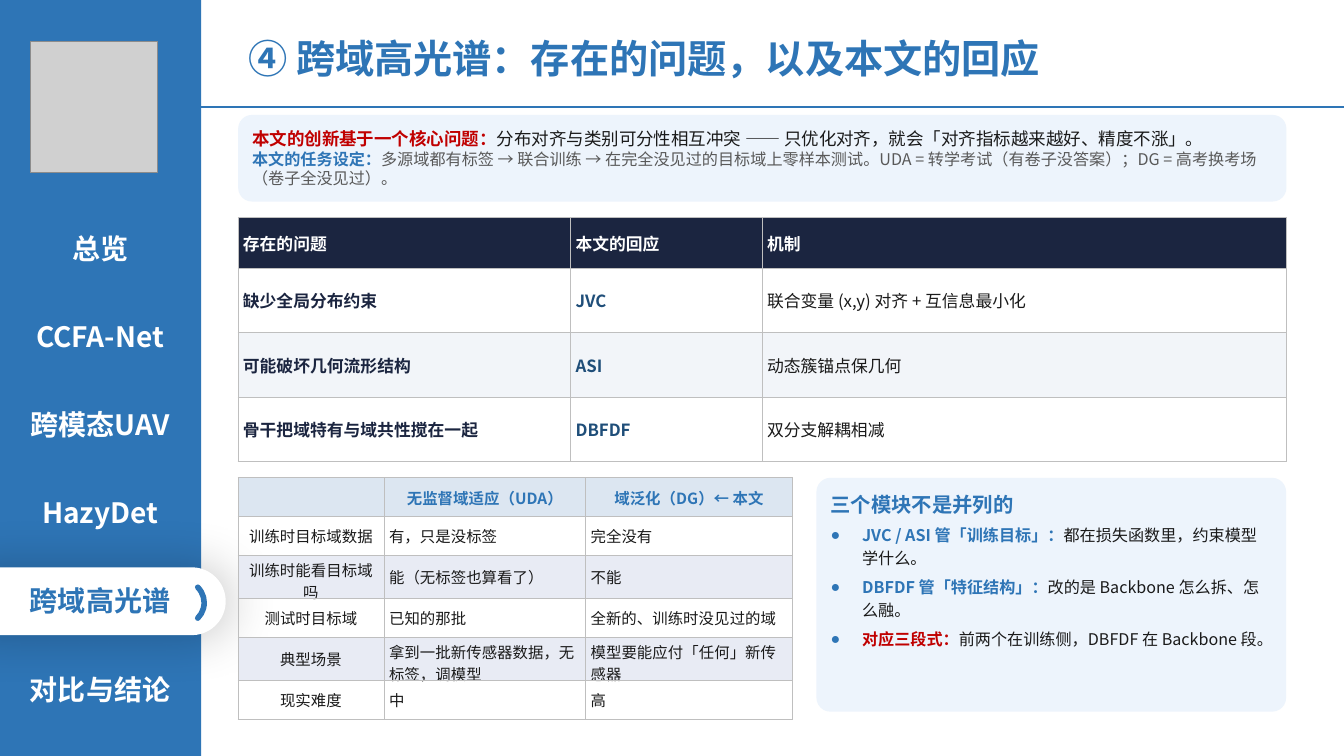
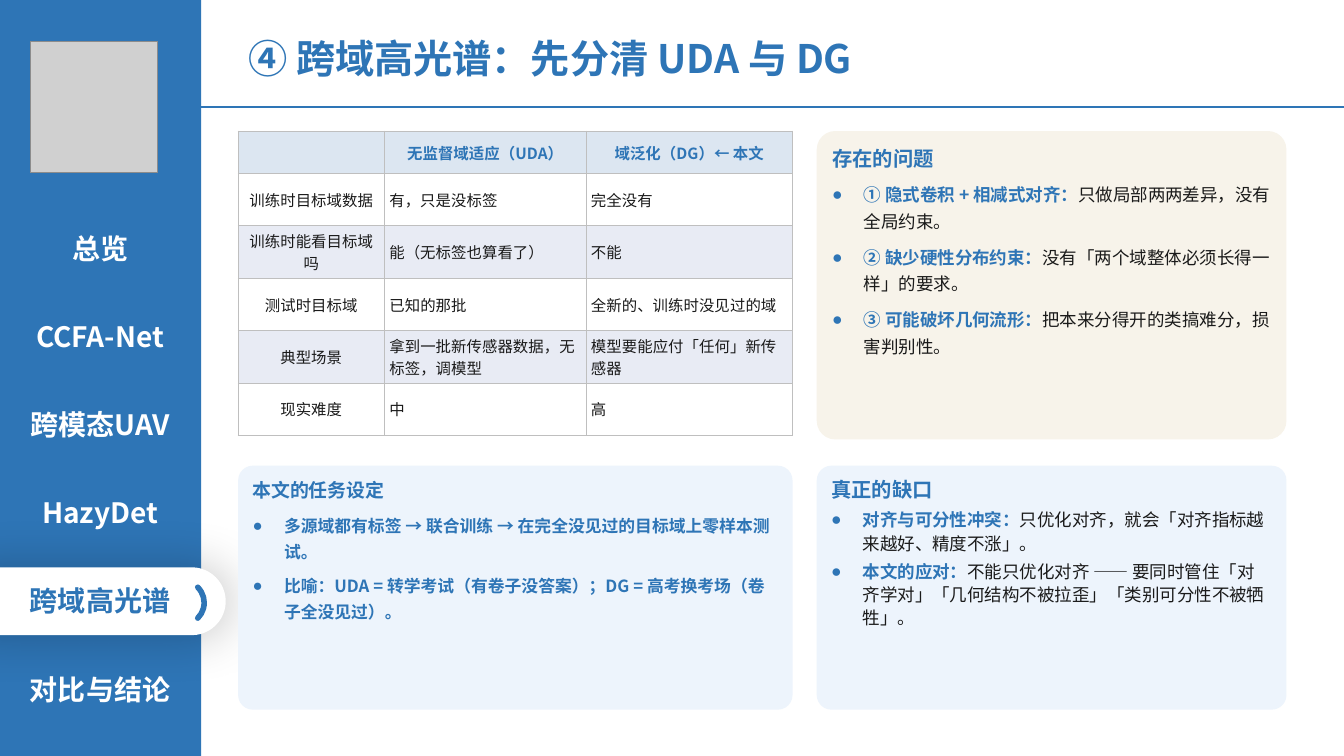
Before and after one commit to 139876/paper-notes, a slide deck: slide 13 of 论文精读/3-HazyDet精读/附件/四篇论文-组会汇报.pptx. Drawn at 1344x756 pixels with LibreOffice and Linux fonts; fonts in the diff are those of the drawing; grey boxes stand for pictures. Boxes give left, top, right and bottom in pixels: in the first picture for what was removed or moved away, otherwise in the second. Text is boxed around its words. In the diff, an @@ line names an element or a change of style, - is before the commit and + after.

```diff
--- a/论文精读/3-HazyDet精读/附件/四篇论文-组会汇报.pptx
+++ b/论文精读/3-HazyDet精读/附件/四篇论文-组会汇报.pptx
@@ text at <box>248,39,852,77</box>: text changed @@
-④ 跨域高光谱：存在的问题，以及本文的回应
+④ 跨域高光谱：先分清 UDA 与 DG
@@ table: place and size @@
-table at <box>238,478,792,712</box>
+table at <box>238,131,792,440</box>
@@ rounded rectangle added at <box>817,131,1287,440</box>, fill #F7F3EA, 12.5 pt, text #1A1A1A @@
+存在的问题
+● ① 隐式卷积 + 相减式对齐：只做局部两两差异，没有全局约束。
+● ② 缺少硬性分布约束：没有「两个域整体必须长得一样」的要求。
+● ③ 可能破坏几何流形：把本来分得开的类搞难分，损害判别性。
@@ table removed at <box>238,218,1287,462</box>, 4 rows, 3 columns @@
-存在的问题 | 本文的回应 | 机制
-缺少全局分布约束 | JVC | 联合变量 (x,y) 对齐 + 互信息最小化
-可能破坏几何流形结构 | ASI | 动态簇锚点保几何
-骨干把域特有与域共性搅在一起 | DBFDF | 双分支解耦相减
@@ rounded rectangle "本文的任务设定": place and size @@
-rounded rectangle "本文的任务设定" at <box>238,115,1287,202</box>
+rounded rectangle "本文的任务设定" at <box>238,466,792,710</box>
@@ rounded rectangle "本文的任务设定" at <box>238,466,792,710</box>: vertical alignment middle to top; proportions changed @@
@@ rounded rectangle "真正的缺口": place and size @@
-rounded rectangle "真正的缺口" at <box>817,478,1287,712</box>
+rounded rectangle "真正的缺口" at <box>817,466,1287,710</box>
@@ text in rounded rectangle at <box>831,479,1265,626</box>: text changed; size 11.5 to 12.5 pt @@
-三个模块不是并列的
-● JVC / ASI 管「训练目标」：都在损失函数里，约束模型学什么。
-● DBFDF 管「特征结构」：改的是 Backbone 怎么拆、怎么融。
-● 对应三段式：前两个在训练侧，DBFDF 在 Backbone 段。
+真正的缺口
+● 对齐与可分性冲突：只优化对齐，就会「对齐指标越来越好、精度不涨」。
+● 本文的应对：不能只优化对齐 —— 要同时管住「对齐学对」「几何结构不被拉歪」「类别可分性不被牺牲」。
@@ text in rounded rectangle at <box>253,481,770,620</box>: text changed; size 11.5 to 12 pt; text colour #595959 to #2E75B6; bold on @@
-本文的创新基于一个核心问题：分布对齐与类别可分性相互冲突 —— 只优化对齐，就会「对齐指标越来越好、精度不涨」。
-本文的任务设定：多源域都有标签 → 联合训练 → 在完全没见过的目标域上零样本测试。UDA = 转学考试（有卷子没答案）；DG = 高考换考场（卷子全没见过）。
+本文的任务设定
+● 多源域都有标签 → 联合训练 → 在完全没见过的目标域上零样本测试。
+● 比喻：UDA = 转学考试（有卷子没答案）；DG = 高考换考场（卷子全没见过）。
```
Also in this commit, not shown: 14 other slides changed.
